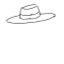
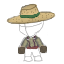
Layer changes from the first (64, 64) image to the second:
added layer "LHand" above "RHand" over [5, 3, 56, 62]
added layer "RHand" above "RArm" over [5, 3, 56, 62]
added layer "RArm" above "Torso" over [5, 3, 56, 62]
added layer "Torso" (1st of 3) above "LArm" over [5, 10, 56, 62]
added layer "LArm" above "Legs" over [5, 3, 56, 62]
renamed "Hat" to "Hat Framework", hid it over [5, 3, 56, 62]
added layer "Hat" above "Torso" over [5, 3, 56, 62]
showed group "Framework" (4 layers), opacity 100% → 48% over [5, 3, 56, 62]
